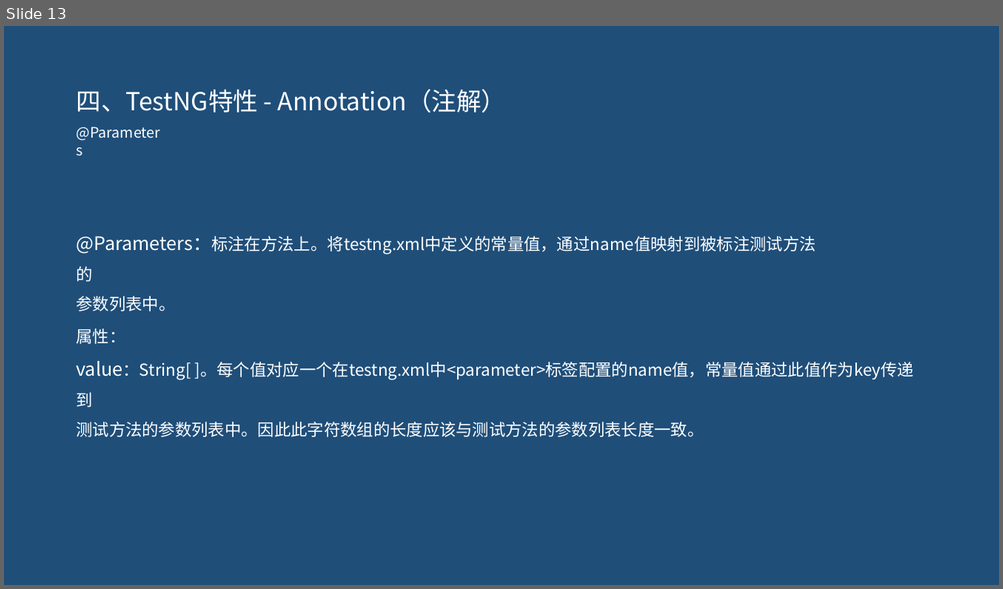
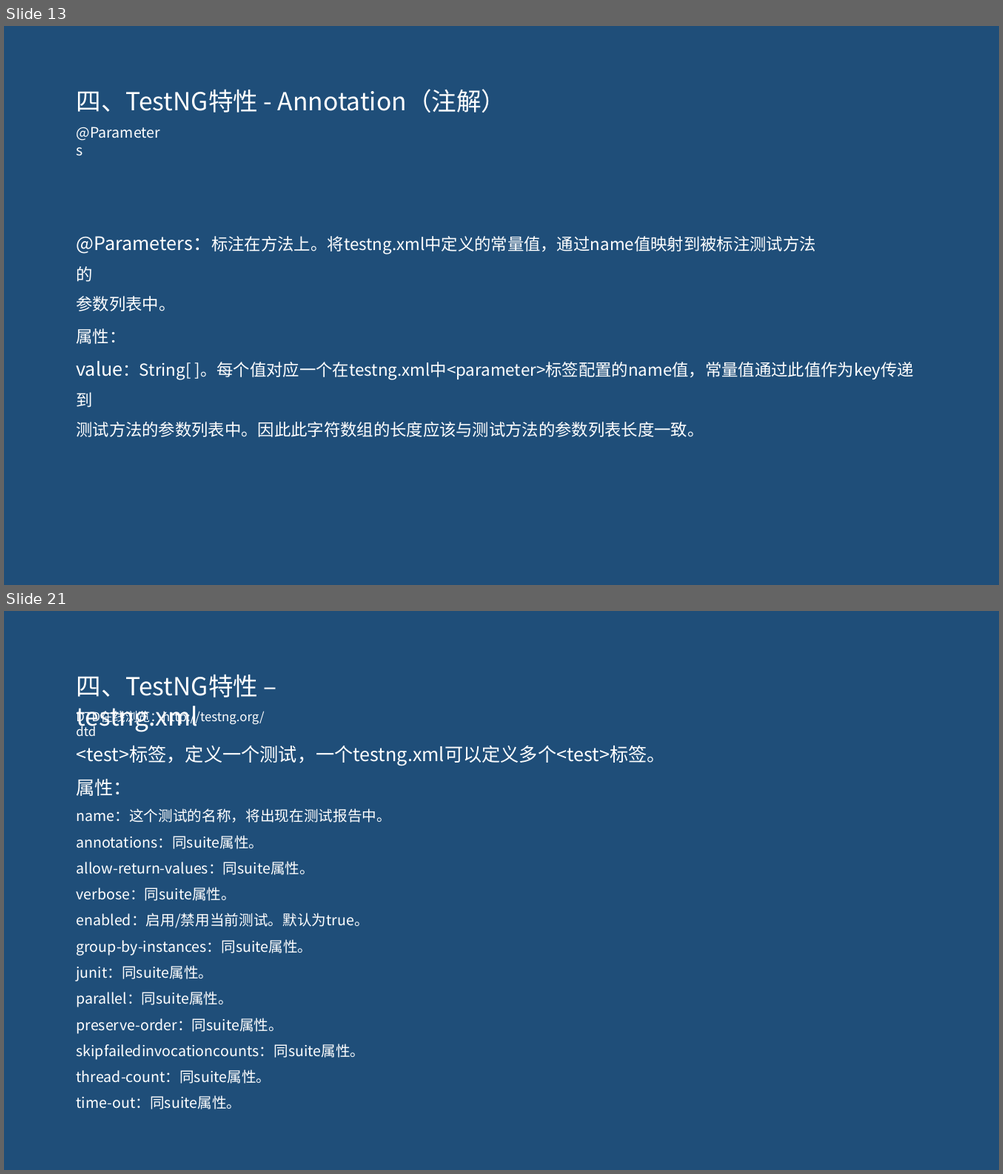
Before and after one commit to pertrichor/hello-testng, a slide deck: demo-server/doc/testNG介绍.pptx. Shown one above the other, each under a label of ours: slide 13 before the commit, slides 13 and 21 after it; the slides between them are not shown. The pictures are 1003x589 and 1003x1174 pixels, drawn with LibreOffice and Linux fonts; fonts in the diff are those of the drawing. Boxes give left, top, right and bottom in pixels: in the first picture for what was removed or moved away, otherwise in the second. Text is boxed around its words. In the diff, an @@ line names an element or a change of style, - is before the commit and + after.

```diff
--- a/demo-server/doc/testNG介绍.pptx
+++ b/demo-server/doc/testNG介绍.pptx
@@ slide 21 added at (4, 611, 999, 1170), background #1F4E79 @@
@@ text added at (76, 674, 258, 732), 24 pt, text #FFFFFF @@
+四、TestNG特性 – testng.xml
@@ text added at (76, 709, 264, 736), 12 pt, text #FFFFFF @@
+DTD在线浏览：http://testng.org/dtd
@@ text added at (76, 745, 665, 1110), 14 pt, text #FFFFFF @@
+<test>标签，定义一个测试，一个testng.xml可以定义多个<test>标签。
+属性：
+name：这个测试的名称，将出现在测试报告中。
+annotations：同suite属性。
+allow-return-values：同suite属性。
+verbose：同suite属性。
+enabled：启用/禁用当前测试。默认为true。
+group-by-instances：同suite属性。
+junit：同suite属性。
+parallel：同suite属性。
+preserve-order：同suite属性。
+skipfailedinvocationcounts：同suite属性。
+thread-count：同suite属性。
+time-out：同suite属性。
```
Also in this commit, not shown: 5 slides changed, 18 other slides added, 1 slide removed, 8 other files.
